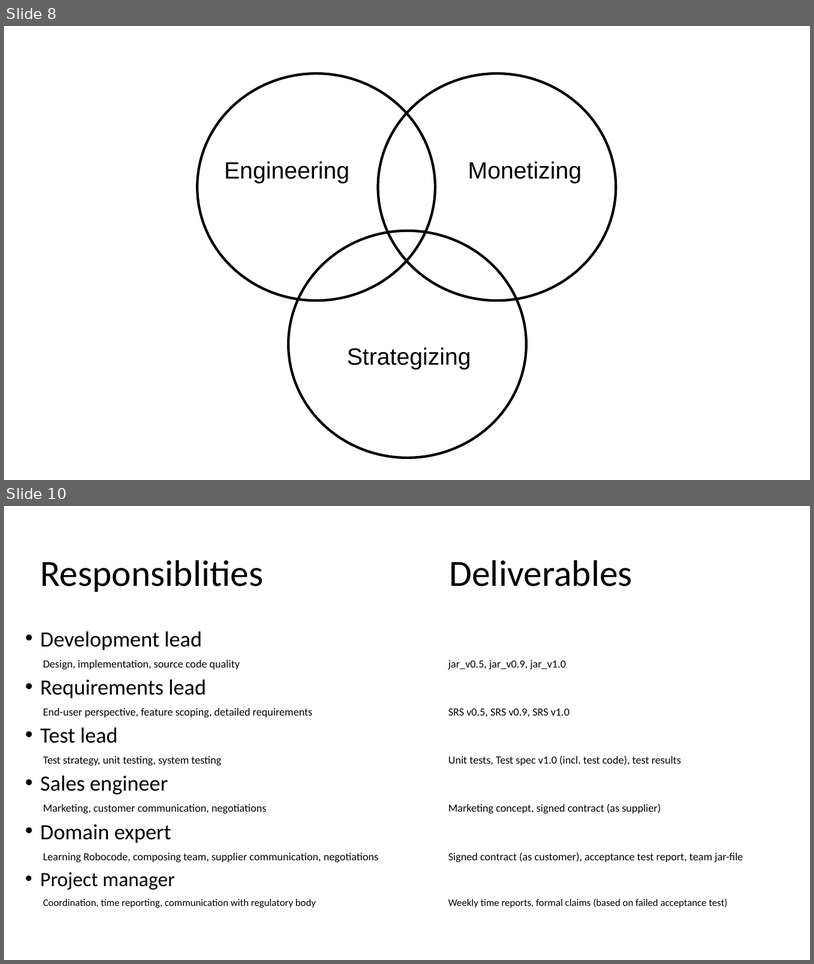
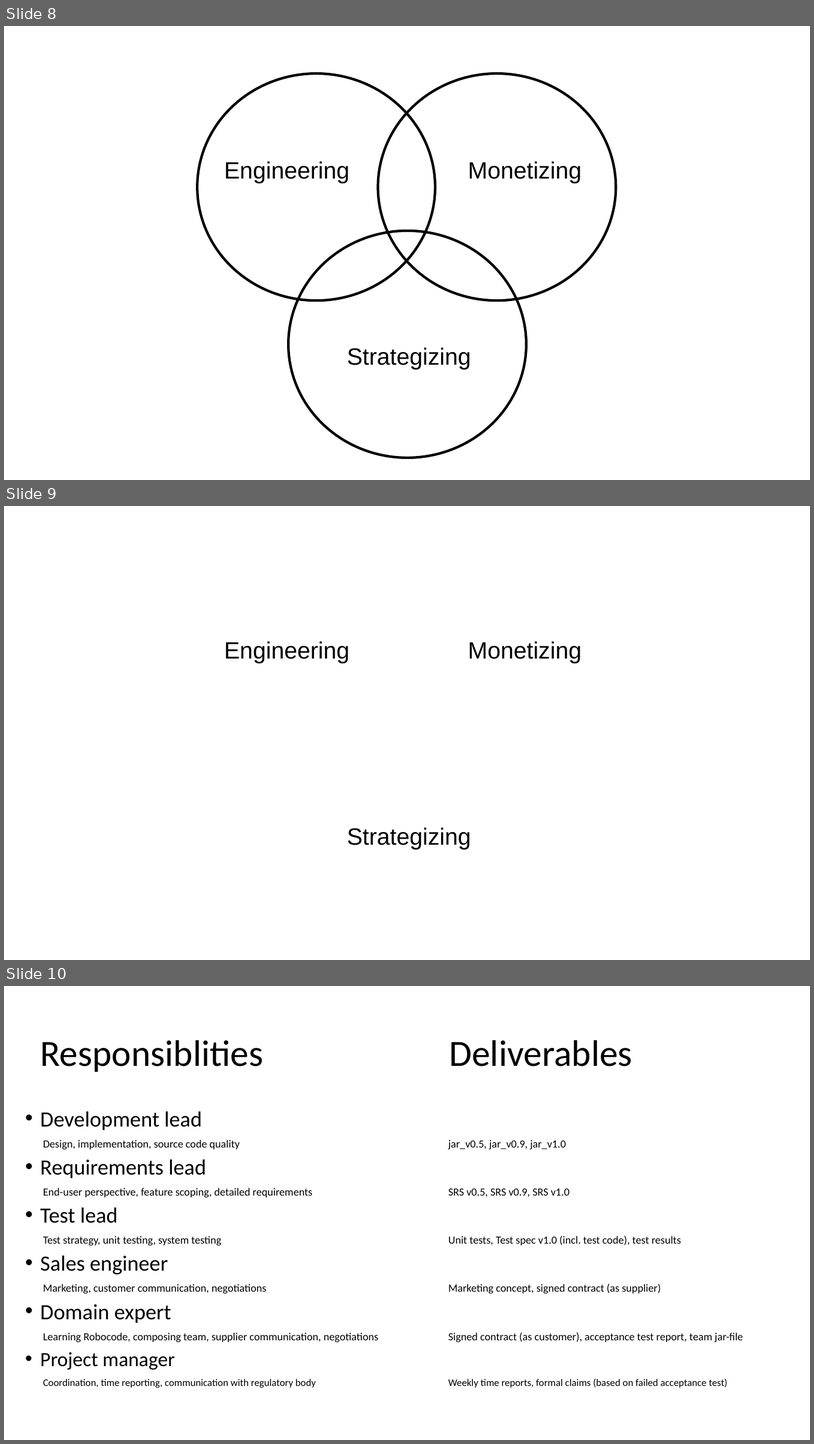
Before and after one commit to lunduniversity/introsofteng, a slide deck: project-rumble/etsa02_figures.pptx. Shown one above the other, each under a label of ours: slides 8 and 10 before the commit, slides 8, 9 and 10 after it; the slides between them are not shown. The pictures are 814x964 and 814x1444 pixels, drawn with LibreOffice and Linux fonts; fonts in the diff are those of the drawing. Boxes give left, top, right and bottom in pixels: in the first picture for what was removed or moved away, otherwise in the second. Text is boxed around its words. In the diff, an @@ line names an element or a change of style, - is before the commit and + after.

```diff
--- a/project-rumble/etsa02_figures.pptx
+++ b/project-rumble/etsa02_figures.pptx
@@ slide 9 added at [4,506,810,960], background #FFFFFF @@
@@ text added at [224,641,350,663], 28 pt, text #000000 @@
+Engineering
@@ text added at [468,641,582,663], 28 pt, text #000000 @@
+Monetizing
@@ text added at [347,827,471,849], 28 pt, text #000000 @@
+Strategizing
```
Also in this commit, not shown: 1 slide removed.
